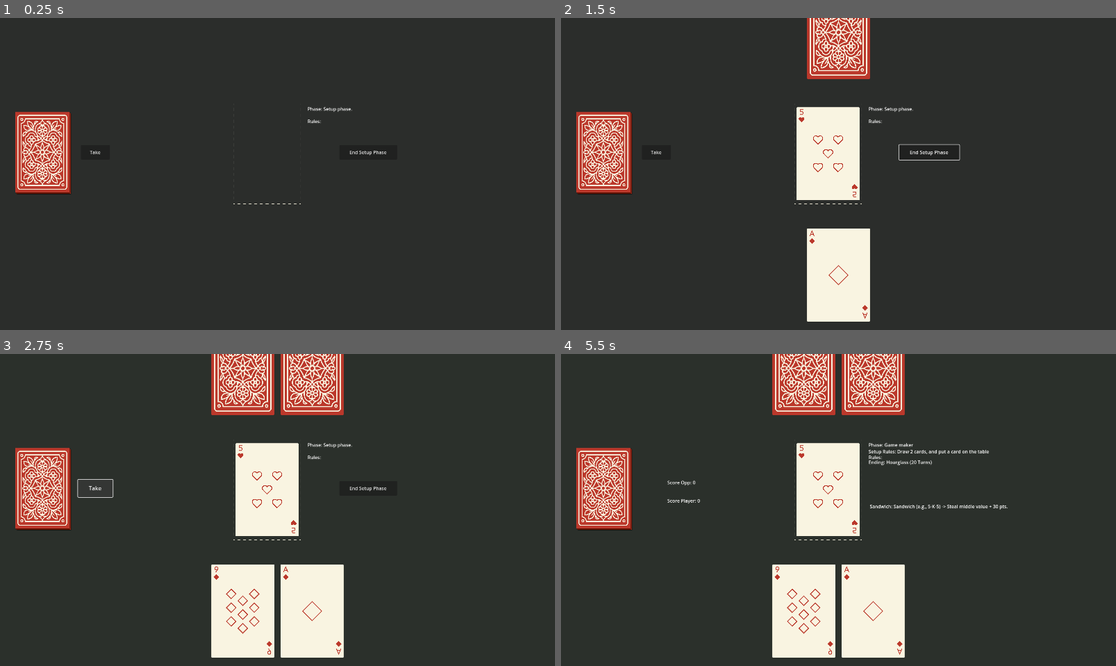
Above: before the commit, frames 1-4 (two rows, left to right).
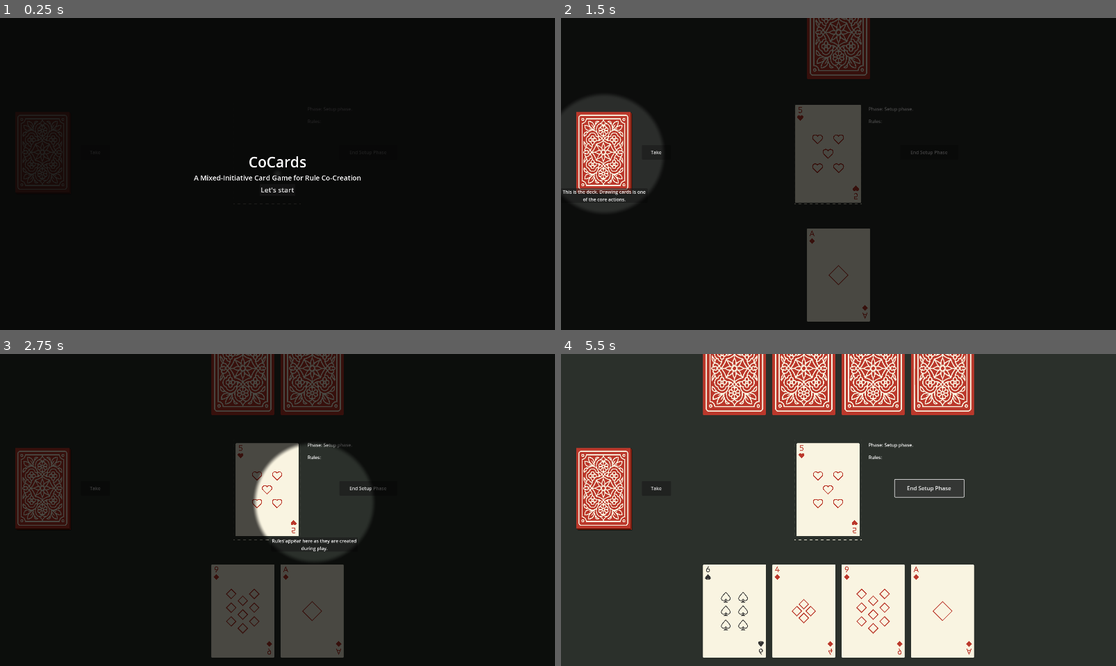
Above: after the commit, the same moments.

Repository: alicegrama/godot-card-game
Game: Godot game, scene res://Scenes/main.tscn
The game is run twice, just before and just after one commit, with the same random seed, the same clock (stepped at 60 frames per second) and the same inputs.
Inputs (mouse positions are in pixels of both pictures, inside the frame that each line leads up to):
- Up to frame 1 (0.25 s): no input
- Up to frame 2 (1.5 s): click "End Setup Phase" at 0.5 s; click (838, 189) at 1.25 s, where only the run after the commit has a clickable "Let's start"
- Up to frame 3 (2.75 s): click "Take" at 2 s
- Up to frame 4 (5.5 s): click "End Setup Phase" at 2.75 s; click (760, 513) at 3.5 s, where only the run before the commit has a clickable "POINTS"; click (655, 488) at 4.25 s, where only the run after the commit has a clickable "Take"; click (927, 488) at 5 s, where only the run after the commit has a clickable "End Setup Phase"

The runs differ from the first frame. In frame 1, 100% of the frame differs, in the area x 0-100%, y 0-100%; in frame 2, 94%; in frame 3, 94%; in frame 4, 12%.

Commit message:
Add interactive tutorial overlay with spotlight effect
Added tutorial (could still improve how it looks and more info)

Diff:
--- a/Scenes/main.gd
+++ b/Scenes/main.gd
@@ -983,3 +983,7 @@
 			rules[[i, cardslot.card.number]] = 0
 		display_rules()
 		bot["rule_changer"] += 0.2 * (1-bot["rule_changer"])
+
+
+func start_tutorial() -> void:
+	pass # Replace with function body.
--- a/Scenes/main.tscn
+++ b/Scenes/main.tscn
@@ -7,11 +7,19 @@
 [ext_resource type="Script" uid="uid://cau7ku3mdtw1x" path="res://Scripts/PlayerHand.gd" id="4_6bp64"]
 [ext_resource type="Script" uid="uid://dyhio266iyieu" path="res://Scripts/OpponentHand.gd" id="5_21xkr"]
 [ext_resource type="Texture2D" uid="uid://dobivb8fv8wcg" path="res://Assets/card_deck.png" id="5_kry3j"]
+[ext_resource type="Shader" uid="uid://e7aki33g53s5" path="res://Shaders/spotlight_mask.gdshader" id="8_344ge"]
+[ext_resource type="Script" uid="uid://dw1myoeo4xj2q" path="res://Scenes/tutorial.gd" id="8_ynf5e"]
 
 [sub_resource type="RectangleShape2D" id="RectangleShape2D_21xkr"]
 size = Vector2(235, 347)
 
 [sub_resource type="Theme" id="Theme_6bp64"]
+
+[sub_resource type="ShaderMaterial" id="ShaderMaterial_344ge"]
+shader = ExtResource("8_344ge")
+shader_parameter/spotlight_pos = Vector2(0.5, 0.5)
+shader_parameter/spotlight_radius = 0.15
+shader_parameter/softness = 0.02
 
 [node name="Main" type="Node2D"]
 script = ExtResource("1_6bp64")
@@ -209,6 +217,85 @@
 offset_right = 1111.0
 offset_bottom = 369.0
 text = "Rules:"
+
+[node name="Tutorial" type="CanvasLayer" parent="."]
+script = ExtResource("8_ynf5e")
+
+[node name="RootControl" type="Control" parent="Tutorial"]
+layout_mode = 3
+anchors_preset = 15
+anchor_right = 1.0
+anchor_bottom = 1.0
+grow_horizontal = 2
+grow_vertical = 2
+
+[node name="DimOverlay" type="ColorRect" parent="Tutorial/RootControl"]
+z_index = 80
+material = SubResource("ShaderMaterial_344ge")
+layout_mode = 1
+anchors_preset = 15
+anchor_right = 1.0
+anchor_bottom = 1.0
+grow_horizontal = 2
+grow_vertical = 2
+mouse_filter = 2
+color = Color(0, 0, 0, 0.7058824)
+
+[node name="UILayer" type="Control" parent="Tutorial/RootControl"]
+layout_mode = 1
+anchors_preset = 15
+anchor_right = 1.0
+anchor_bottom = 1.0
+grow_horizontal = 2
+grow_vertical = 2
+
+[node name="IntroLayer" type="PanelContainer" parent="Tutorial/RootControl/UILayer"]
+layout_mode = 1
+anchors_preset = 15
+anchor_right = 1.0
+anchor_bottom = 1.0
+grow_horizontal = 2
+grow_vertical = 2
+mouse_filter = 2
+
+[node name="VBoxContainer" type="VBoxContainer" parent="Tutorial/RootControl/UILayer/IntroLayer"]
+layout_mode = 2
+alignment = 1
+
+[node name="Title" type="Label" parent="Tutorial/RootControl/UILayer/IntroLayer/VBoxContainer"]
+z_index = 100
+layout_mode = 2
+theme_override_colors/font_color = Color(1, 1, 1, 1)
+theme_override_font_sizes/font_size = 50
+text = "CoCards"
+horizontal_alignment = 1
+
+[node name="Subtitle" type="Label" parent="Tutorial/RootControl/UILayer/IntroLayer/VBoxContainer"]
+z_index = 100
+layout_mode = 2
+theme_override_font_sizes/font_size = 24
+text = "A Mixed-Initiative Card Game for Rule Co-Creation"
+horizontal_alignment = 1
+
+[node name="Start Tutorial" type="Button" parent="Tutorial/RootControl/UILayer/IntroLayer/VBoxContainer"]
+z_index = 100
+layout_mode = 2
+size_flags_horizontal = 4
+theme_override_font_sizes/font_size = 24
+text = "Let's start"
+
+[node name="Tooltip" type="PanelContainer" parent="Tutorial/RootControl/UILayer"]
+visible = false
+layout_mode = 0
+offset_right = 40.0
+offset_bottom = 40.0
+mouse_filter = 2
+
+[node name="TooltipLabel" type="Label" parent="Tutorial/RootControl/UILayer/Tooltip"]
+custom_minimum_size = Vector2(300, 0)
+layout_mode = 2
+horizontal_alignment = 1
+autowrap_mode = 2
 
 [connection signal="pressed" from="Button" to="." method="_on_button_pressed"]
 [connection signal="pressed" from="Uno" to="." method="_on_uno_pressed"]
@@ -222,3 +309,5 @@
 [connection signal="pressed" from="Spade" to="." method="_on_spade_pressed"]
 [connection signal="pressed" from="Diamond" to="." method="_on_diamond_pressed"]
 [connection signal="pressed" from="Remove" to="." method="_on_remove_pressed"]
+[connection signal="pressed" from="Tutorial/RootControl/UILayer/IntroLayer/VBoxContainer/Start Tutorial" to="." method="start_tutorial"]
+[connection signal="pressed" from="Tutorial/RootControl/UILayer/IntroLayer/VBoxContainer/Start Tutorial" to="Tutorial" method="start_tutorial"]
--- /dev/null
+++ b/Scenes/tutorial.gd
@@ -0,0 +1,129 @@
+extends Node
+
+@onready var dim_overlay: ColorRect = $RootControl/DimOverlay
+@onready var intro_layer: Control = $RootControl/UILayer/IntroLayer
+
+@onready var deck: CanvasItem = $"../Deck"
+@onready var rules_panel: CanvasItem = $"../Rules"
+@onready var end_button: CanvasItem = $"../Button"
+
+@onready var tooltip: Control = $RootControl/UILayer/Tooltip
+@onready var tooltip_label: Label = $RootControl/UILayer/Tooltip/TooltipLabel
+
+
+
+var spotlight_material: ShaderMaterial
+var step: int = 0
+
+var steps: Array[Dictionary] = []
+
+
+func _ready() -> void:
+	spotlight_material = dim_overlay.material as ShaderMaterial
+
+	steps = [
+		{
+			"target": deck,
+			"text": "This is the deck. Drawing cards is one of the core actions."
+		},
+		{
+			"target": rules_panel,
+			"text": "Rules appear here as they are created during play."
+		},
+		{
+			"target": end_button,
+			"text": "End the setup phase once you're satisfied with the starting rules."
+		}
+	]
+
+	show_intro()
+
+
+
+func show_intro() -> void:
+	dim_overlay.visible = true
+	intro_layer.visible = true
+	disable_spotlight()
+
+
+func start_tutorial() -> void:
+	intro_layer.visible = false
+	step = 0
+	next_step()
+
+
+func next_step() -> void:
+	if step >= steps.size():
+		end_tutorial()
+		return
+
+	var data: Dictionary = steps[step]
+	var target: CanvasItem = data["target"]
+	var text: String = data["text"]
+
+	move_spotlight_to(target)
+	show_tooltip(text, target)
+
+
+func show_tooltip(text: String, target: CanvasItem) -> void:
+	tooltip.visible = true
+	tooltip_label.text = text
+
+	# Position tooltip slightly below spotlight
+	var viewport_size := get_viewport().get_visible_rect().size
+	var global_pos: Vector2
+
+	if target is Control:
+		global_pos = (target as Control).get_global_rect().get_center()
+	else:
+		global_pos = target.global_position
+
+	tooltip.global_position = global_pos + Vector2(-150, 120)
+
+
+
+func move_spotlight_to(target: CanvasItem) -> void:
+	var viewport_size: Vector2 = get_viewport().get_visible_rect().size
+	var global_pos: Vector2
+
+	if target is Control:
+		global_pos = (target as Control).get_global_rect().get_center()
+	else:
+		global_pos = target.global_position
+
+
+	var uv := Vector2(
+		global_pos.x / viewport_size.x,
+		global_pos.y / viewport_size.y
+	)
+
+	dim_overlay.visible = true
+	spotlight_material.set_shader_parameter("spotlight_pos", uv)
+	spotlight_material.set_shader_parameter("spotlight_radius", 0.18)
+
+
+func disable_spotlight() -> void:
+	spotlight_material.set_shader_parameter("spotlight_radius", 0.0)
+
+
+func end_tutorial() -> void:
+	dim_overlay.visible = false
+	queue_free()
+
+
+func _input(event: InputEvent) -> void:
+	# Don't advance while intro screen is up
+	if intro_layer.visible:
+		return
+
+	# Left click advances
+	if event is InputEventMouseButton and event.pressed and event.button_index == MOUSE_BUTTON_LEFT:
+		step += 1
+		next_step()
+		get_viewport().set_input_as_handled() # optional, prevents clicks also clicking game/UI
+
+	# Optional: keyboard advances too
+	if event.is_action_pressed("ui_accept"):
+		step += 1
+		next_step()
+		get_viewport().set_input_as_handled()
--- /dev/null
+++ b/Shaders/spotlight_mask.gdshader
@@ -0,0 +1,21 @@
+shader_type canvas_item;
+
+uniform vec2 spotlight_pos = vec2(0.5, 0.5);
+uniform float spotlight_radius = 0.15;
+uniform float softness = 0.02;
+
+void fragment() {
+	vec2 uv = UV;
+
+	// Correct for aspect ratio
+	float aspect = SCREEN_PIXEL_SIZE.y / SCREEN_PIXEL_SIZE.x;
+	vec2 diff = uv - spotlight_pos;
+	diff.x *= aspect;
+
+	float dist = length(diff);
+	float alpha = smoothstep(spotlight_radius, spotlight_radius + softness, dist);
+
+	vec4 col = COLOR;
+	col.a *= alpha;
+	COLOR = col;
+}
Binary file added: Assets/cards/circle.png
Not shown, added: Assets/cards/circle.png.import
Binary file added: Assets/circle.png
Not shown, added: Assets/circle.png.import
Not shown: 1 places in Scenes/main.tscn that only renumber resources
Not shown, added: Scenes/tutorial.gd.uid
Not shown, added: Shaders/spotlight_mask.gdshader.uid
Not shown, changed: .DS_Store
